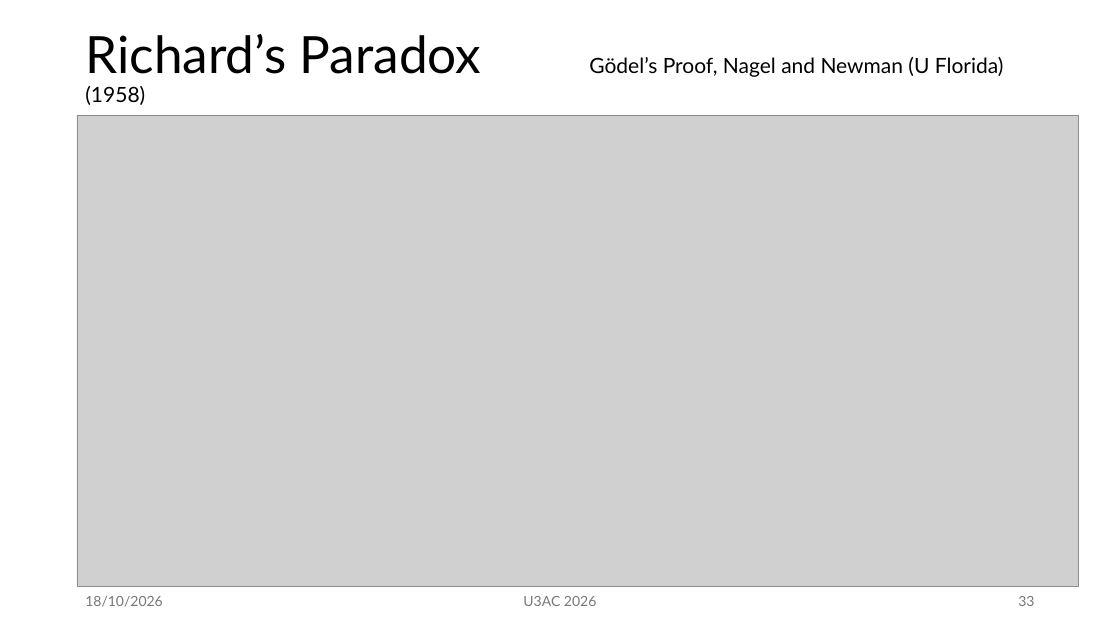
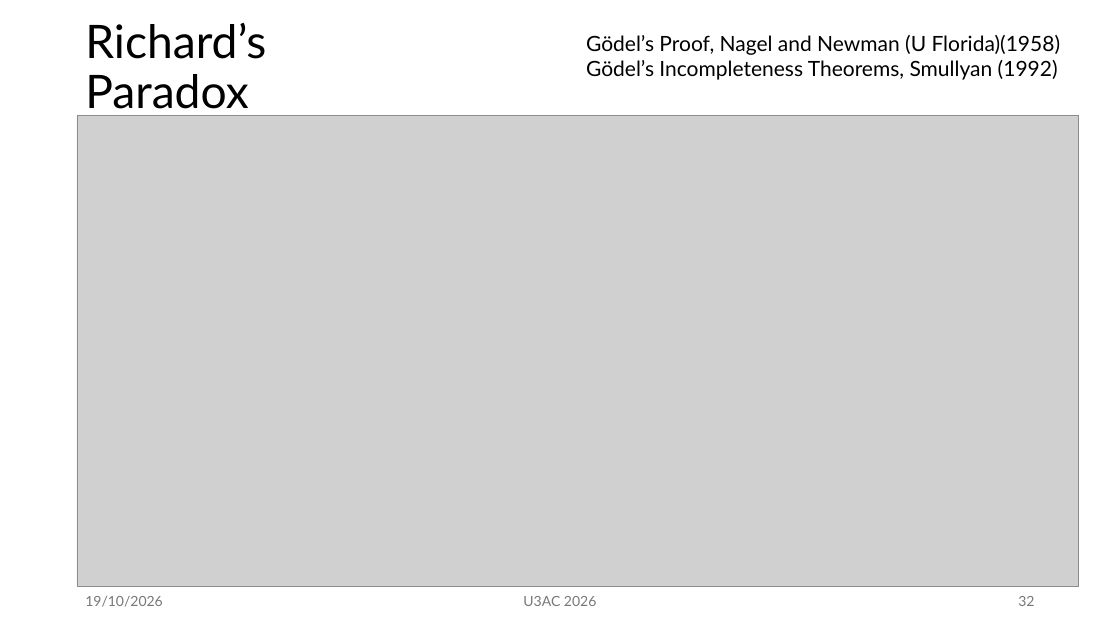
Before and after one commit to mm002a/U3AC, a slide deck: slide 32 of U3AC.Lec1.1.pptx (slide 33 before the commit). Drawn at 1120x630 pixels with LibreOffice and Linux fonts; fonts in the diff are those of the drawing; grey boxes stand for pictures. Boxes give left, top, right and bottom in pixels: in the first picture for what was removed or moved away, otherwise in the second. Text is boxed around its words. In the diff, an @@ line names an element or a change of style, - is before the commit and + after.

```diff
--- a/U3AC.Lec1.1.pptx
+++ b/U3AC.Lec1.1.pptx
@@ title at (85, 23, 266, 117): text changed; size 18 to 39.6 pt @@
-Richard’s Paradox Gödel’s Proof, Nagel and Newman (U Florida)(1958)
+Richard’s Paradox
@@ text added at (586, 35, 1061, 80), 18 pt, text #000000 @@
+Gödel’s Proof, Nagel and Newman (U Florida)(1958)
+Gödel’s Incompleteness Theorems, Smullyan (1992)
@@ text at (85, 596, 162, 607): text changed @@
-18/10/2026
+19/10/2026
@@ page number at (1018, 596, 1034, 606): text changed @@
-33
+32
```
Also in this commit, not shown: 40 other slides changed, 1 slide removed.
